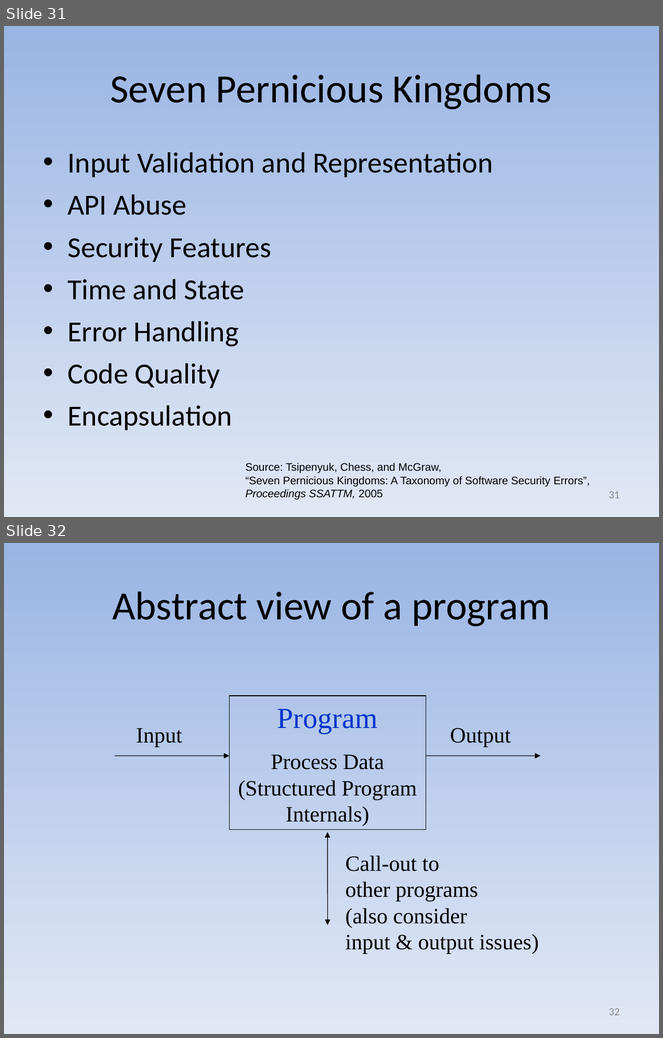
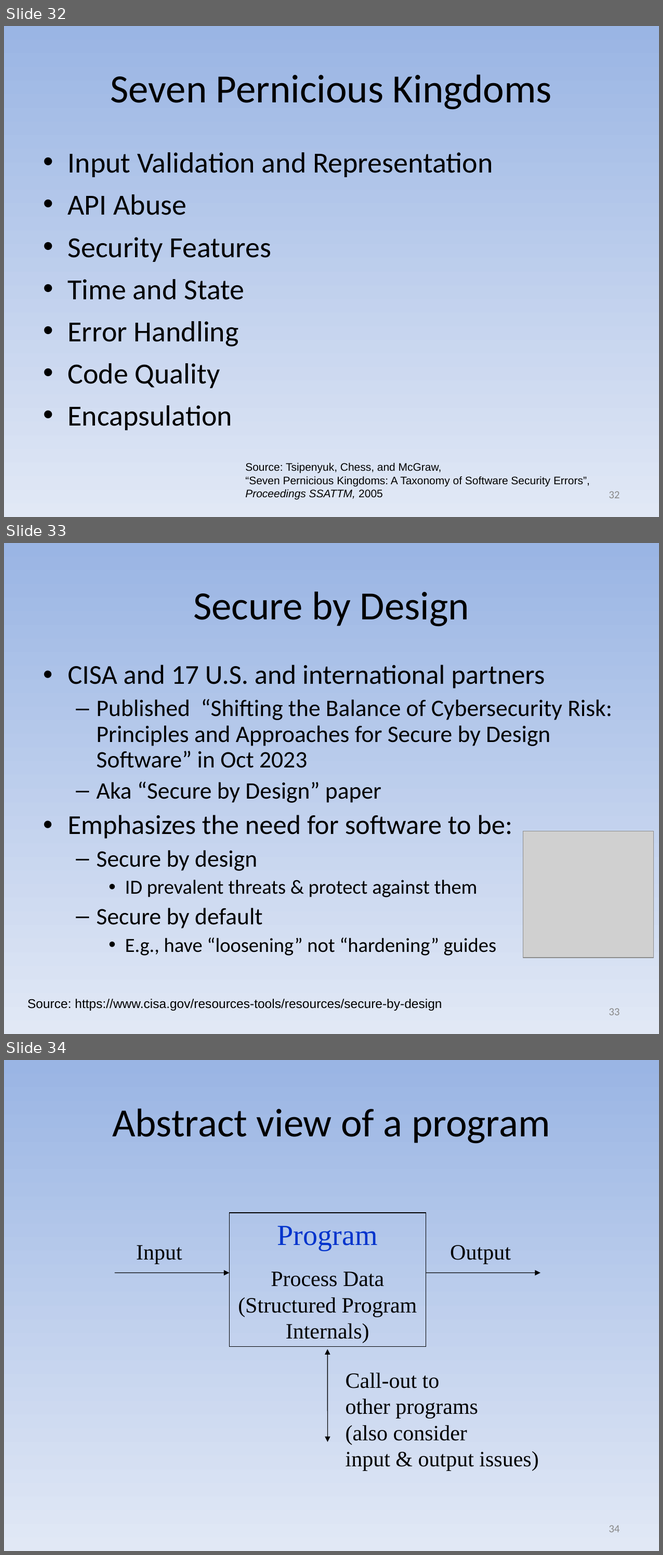
Before and after one commit to david-a-wheeler/david-a-wheeler.github.io, a slide deck: secure-class/presentations/Secure-Software-1-Introduction.ppt. Shown one above the other, each under a label of ours: slides 31 and 32 before the commit, slides 32, 33 and 34 after it. The pictures are 663x1038 and 663x1555 pixels, drawn with LibreOffice and Linux fonts; fonts in the diff are those of the drawing; grey boxes stand for pictures. Boxes give left, top, right and bottom in pixels: in the first picture for what was removed or moved away, otherwise in the second. Text is boxed around its words. In the diff, an @@ line names an element or a change of style, - is before the commit and + after.

```diff
--- a/secure-class/presentations/Secure-Software-1-Introduction.ppt
+++ b/secure-class/presentations/Secure-Software-1-Introduction.ppt
@@ slide 33 added at [4, 543, 659, 1034], background gradient #9AB5E4 to #E1E8F5 @@
@@ title added at [193, 591, 469, 627], 44 pt, text #000000 @@
+Secure by Design
@@ text added at [68, 665, 612, 956], 26 pt, text #000000 @@
+• CISA and 17 U.S. and international partners
+  – Published “Shifting the Balance of Cybersecurity Risk: Principles and Approaches for Secure by Design Software” in Oct 2023
+  – Aka “Secure by Design” paper
+• Emphasizes the need for software to be:
+  – Secure by design
+    • ID prevalent threats & protect against them
+  – Secure by default
+    • E.g., have “loosening” not “hardening” guides
@@ picture added at [523, 831, 653, 958] @@
@@ text added at [27, 999, 442, 1011], 14 pt, text #000000 @@
+Source: https://www.cisa.gov/resources-tools/resources/secure-by-design
@@ page number added at [609, 1008, 620, 1016], 12 pt, text #898989 @@
+33
@@ what was slide 31 is now slide 32 @@
@@ page number at [609, 491, 620, 499]: text changed @@
-31
+32
@@ what was slide 32 is now slide 34 @@
@@ page number at [609, 1525, 620, 1533]: text changed @@
-32
+34
```
Also in this commit, not shown: 10 slides changed, 2 other slides added, 1 other file.
